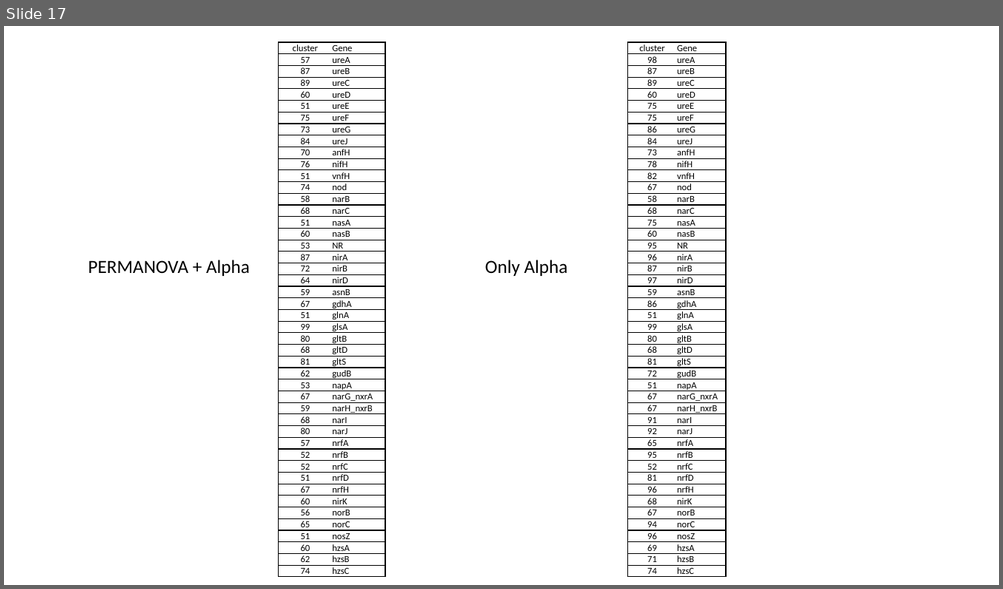
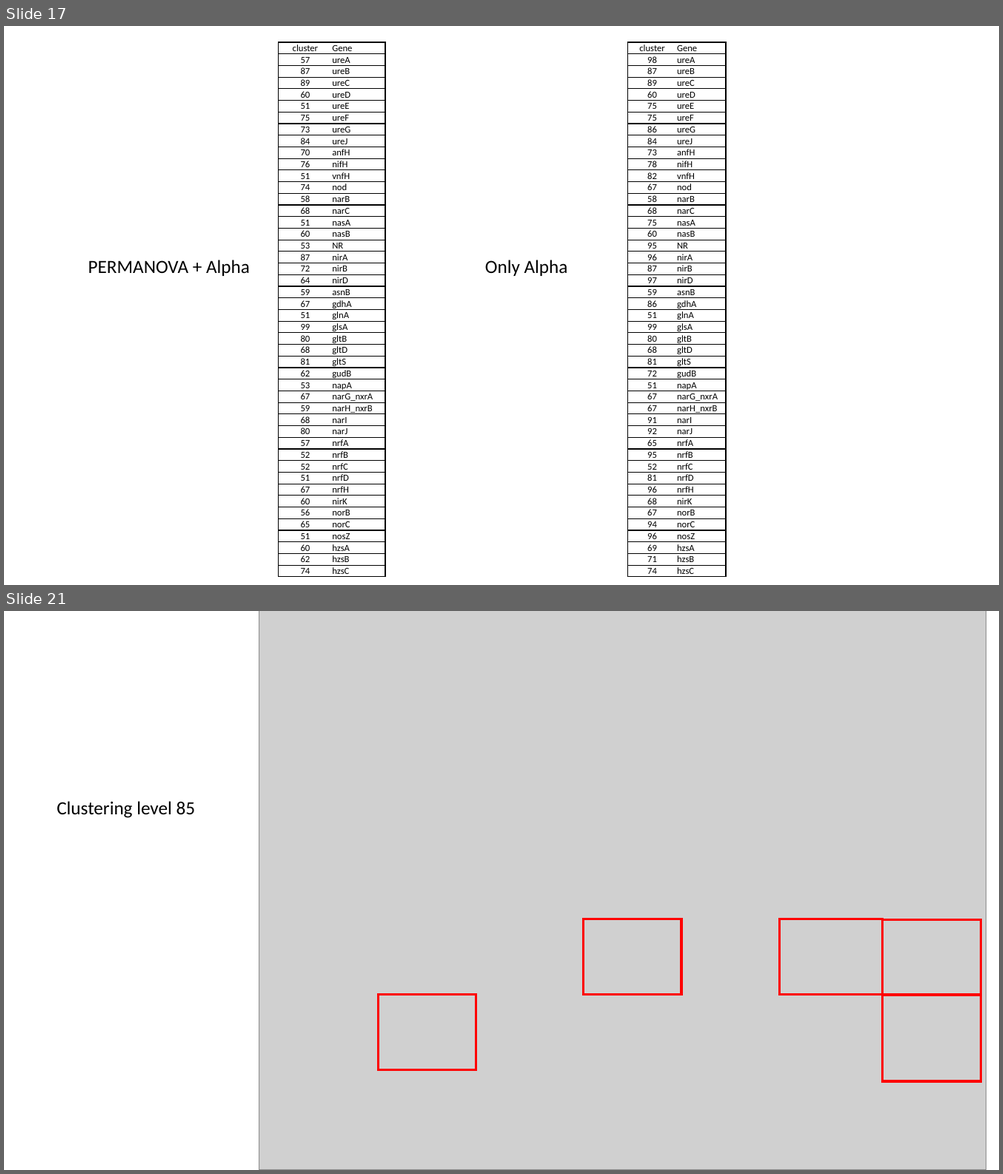
Before and after one commit to oshopina/HF_nitrogen, a slide deck: Nitrogen_paper_v2.pptx. Shown one above the other, each under a label of ours: slide 17 before the commit, slides 17 and 21 after it; the slides between them are not shown. The pictures are 1003x589 and 1003x1174 pixels, drawn with LibreOffice and Linux fonts; fonts in the diff are those of the drawing; grey boxes stand for pictures. Boxes give left, top, right and bottom in pixels: in the first picture for what was removed or moved away, otherwise in the second. Text is boxed around its words. In the diff, an @@ line names an element or a change of style, - is before the commit and + after.

Commit message:
Olga added singleM clustering results for distinct clustering levelc (65 and 85)

```diff
--- a/Nitrogen_paper_v2.pptx
+++ b/Nitrogen_paper_v2.pptx
@@ slide 21 added at (4, 611, 999, 1170), background #FFFFFF @@
@@ picture added at (259, 611, 986, 1170) @@
@@ text added at (57, 801, 196, 818), 18 pt, text #000000 @@
+Clustering level 85
@@ rectangle added at (583, 919, 681, 994), outline #FF0000 2.25 pt @@
@@ rectangle added at (780, 919, 882, 994), outline #FF0000 2.25 pt @@
@@ rectangle added at (883, 920, 981, 995), outline #FF0000 2.25 pt @@
@@ rectangle added at (378, 994, 475, 1070), outline #FF0000 2.25 pt @@
@@ rectangle added at (883, 995, 981, 1082), outline #FF0000 2.25 pt @@
```
Also in this commit, not shown: 2 slides changed, 2 other slides added, 2 other files.
